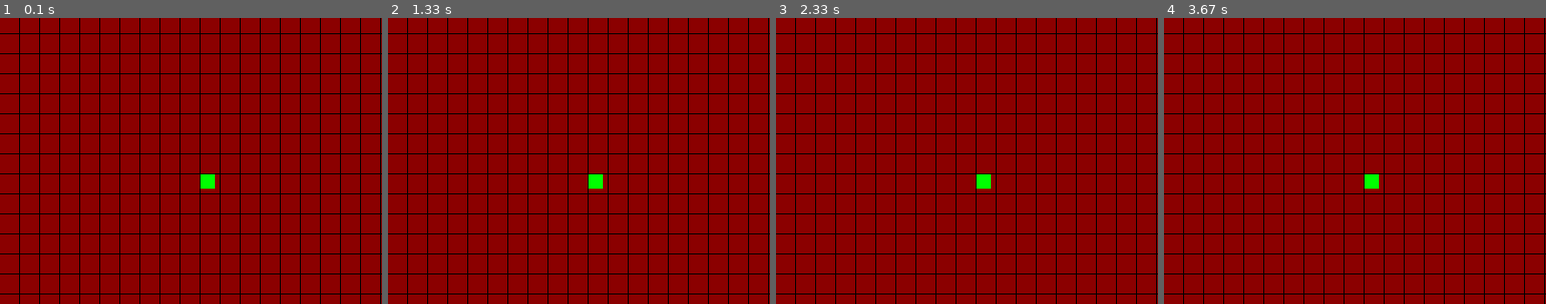
Above: before the commit, frames 1-4 (left to right).
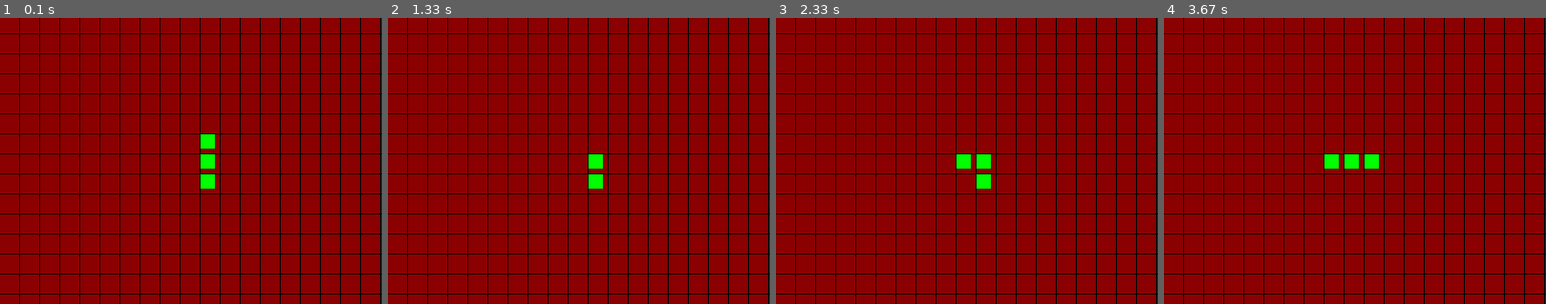
Above: after the commit, the same moments.

Repository: albert-polak/pygame-snake
Game: pygame game, started from main.py
The game is run twice, just before and just after one commit, with the same random seed, the same clock (stepped at 60 frames per second) and the same inputs.
Inputs:
- Up to frame 1 (0.1 s): no input
- Up to frame 2 (1.33 s): no input
- Up to frame 3 (2.33 s): hold Left from 1.83 s (still down)
- Up to frame 4 (3.67 s): release Left at 2.37 s; hold Right from 3.57 s (still down)
The pictures show only the part of the screen within x 0-50%, y 8-58%; the shares and areas given below are measured in that part.

The runs differ from the first frame. In frame 1, 0.4% of the frame differs, in the area x 52-57%, y 40-53%; in frame 2, 0.2%; in frame 3, 0.4%; in frame 4, 0.8%, in the area x 42-57%, y 47-60%.

Commit message:
Added snake movement

Diff:
--- a/main.py
+++ b/main.py
@@ -4,10 +4,37 @@
 
 class Snake:
     def __init__(self):
-        self.elements = [(10, 10)]
+        self.elements = [(10, 10), (10, 9), (10, 8)]
         self.snake_block_size = 15
         self.snake_colour = 'green'
         self.direction = 'UP'
+        self.velocity = 10
+
+    def update_snake_pos(self):
+        previous_pos = self.elements[0]
+        if self.direction == 'UP':
+            tmp = self.elements[0][1] - 1
+            self.elements[0] = (self.elements[0][0], tmp)
+
+        if self.direction == 'DOWN':
+            tmp = self.elements[0][1] + 1
+            self.elements[0] = (self.elements[0][0], tmp)
+
+        if self.direction == 'LEFT':
+            tmp = self.elements[0][0] - 1
+            self.elements[0] = (tmp, self.elements[0][1])
+
+        if self.direction == 'RIGHT':
+            tmp = self.elements[0][0] + 1
+            self.elements[0] = (tmp, self.elements[0][1])
+
+
+        if len(self.elements) > 1:
+            for idx, pos in enumerate(self.elements[1:]):
+                self.elements[idx+1] = previous_pos
+                previous_pos = pos
+
+
 
 class Game:
     def __init__(self):
@@ -20,10 +47,9 @@
         self.espace_size = 20
         self.espace_dist = 1
 
+        self.SCREEN_UPDATE = pygame.USEREVENT
 
         self.snake = Snake()
-
-
 
         self.grid_size = (20, 20)
 
@@ -38,6 +64,11 @@
         rect = pygame.Rect(x * (self.espace_size + self.espace_dist), y * (self.espace_size + self.espace_dist), self.snake.snake_block_size, self.snake.snake_block_size)
         pygame.draw.rect(self.screen, self.snake.snake_colour, rect)
 
+        for element in self.snake.elements:
+            x, y = element
+            rect = pygame.Rect(x * (self.espace_size + self.espace_dist), y * (self.espace_size + self.espace_dist), self.snake.snake_block_size, self.snake.snake_block_size)
+            pygame.draw.rect(self.screen, self.snake.snake_colour, rect)
+
 
     def on_loop(self):
         pygame.display.update()
@@ -50,6 +81,7 @@
         pygame.init()
         self.screen = pygame.display.set_mode((self.size[0], self.size[1]))
         pygame.display.set_caption(self.game_name)
+        pygame.time.set_timer(self.SCREEN_UPDATE, 1000)
         self._running = True
         if self.screen:
             return True
@@ -59,7 +91,8 @@
     def on_event(self, event):
         if event.type == pygame.QUIT:
             self._running = False
-
+        if event.type == self.SCREEN_UPDATE:
+            self.snake.update_snake_pos()
         if event.type == pygame.KEYDOWN:
             if event.key == pygame.K_LEFT:
                 self.snake.direction = 'LEFT'
